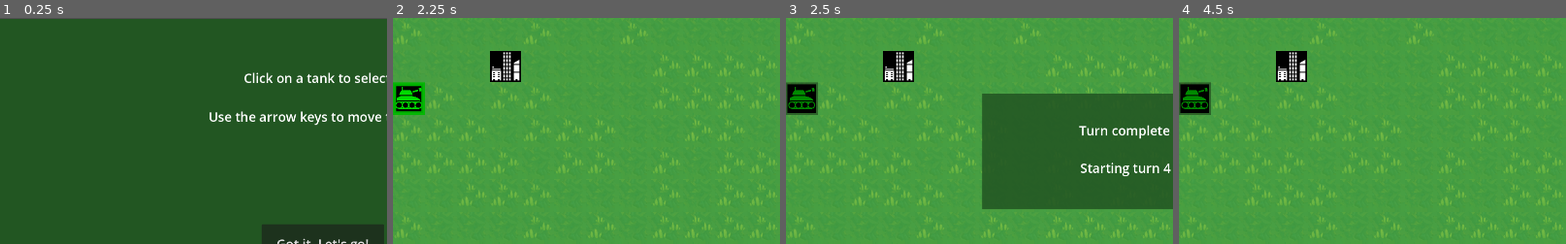
Above: before the commit, frames 1-4 (left to right).
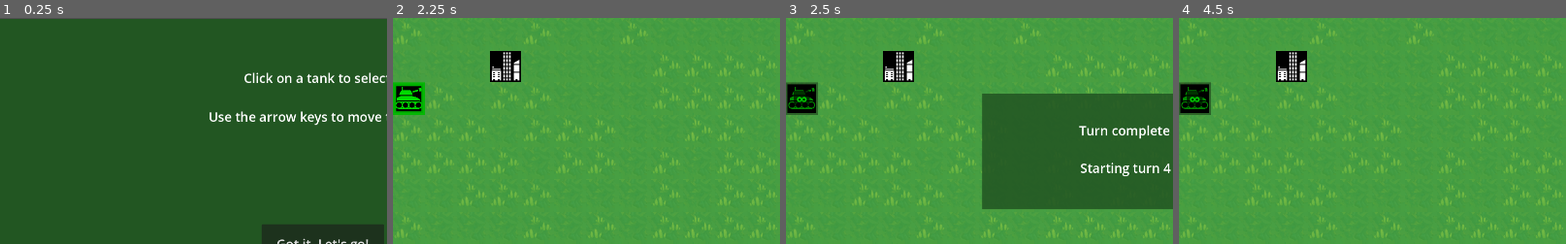
Above: after the commit, the same moments.

Repository: greenmoss/tankies
Game: Godot game, scene res://main.tscn
Same seed, same stepped clock (60 frames per second), same inputs: the game is played once before the commit and once after it.
Inputs (mouse positions are % of the whole screen's width and height, from its top left):
- Up to frame 1 (0.25 s): no input
- Up to frame 2 (2.25 s): click "Got it. Let's go!" at 0.5 s; tap Enter at 1.25 s; move the mouse to (90, 82) at 1.27 s; hold Right (right) 1.28-2.03 s; hold Z (sleep) 1.28-2.03 s; tap Space at 2 s; move the mouse to (10, 18) at 2.02 s; hold Down (down) from 2.03 s (still down); click (10, 18) at 2.1 s
- Up to frame 3 (2.5 s): keep holding Down (down); tap Z (sleep) at 2.3 s
- Up to frame 4 (4.5 s): tap Enter at 2.75, 4.25 s; move the mouse to (6, 11) at 2.77 s; release Down (down) at 2.78 s; hold Right (right) 2.78-3.53 s; hold Z (sleep) 2.78-3.53 s; tap Space at 3.5 s; move the mouse to (45, 70) at 3.52 s; hold Up (up) 3.53-4.28 s; tap Z (sleep) at 3.6 s; move the mouse to (80, 65) at 4.27 s; press the mouse at (80, 65) at 4.28 s; hold Left (left) from 4.28 s (still down)
The pictures show only the part of the screen within x 8-58%, y 0-50%; the shares and areas given below are measured in that part.

Frames 1-2 are identical in both runs. In frame 3, 0.2% of the frame differs, in the area x 2-7%, y 32-40%; in frame 4, 0.2%.

Commit message:
Add label to sleeping units
No label if shaded for end of turn

Diff:
--- /dev/null
+++ b/ui/theme.tres
@@ -0,0 +1,6 @@
+[gd_resource type="Theme" load_steps=2 format=3 uid="uid://c1nmfw7vtwmjo"]
+
+[sub_resource type="SystemFont" id="SystemFont_2khqx"]
+
+[resource]
+default_font = SubResource("SystemFont_2khqx")
--- /dev/null
+++ b/unit/Shade.gd
@@ -0,0 +1,13 @@
+extends ColorRect
+
+func done_moving():
+    $SleepBackground.hide()
+    show()
+
+func sleep_infinity():
+    $SleepBackground.show()
+    $SleepBackground/SleepTurns.text = "∞"
+    show()
+
+func awaken():
+    hide()
--- a/unit/unit.gd
+++ b/unit/unit.gd
@@ -65,13 +65,13 @@
     # if sleeping, wake up
     if sleep_turns != 0:
         sleep_turns = 0
-        $Curtain.hide()
+        $Shade.awaken()
         return
 
     # otherwise, go to sleep until awoken
     deselect_me()
     sleep_turns = -1
-    $Curtain.show()
+    $Shade.sleep_infinity()
 
 func is_awake():
     return (sleep_turns == 0)
@@ -169,7 +169,7 @@
 
     moves_remaining -= 1
     if not has_more_moves():
-        $Curtain.show()
+        $Shade.done_moving()
 
 func assign_groups():
     modulate = Global.team_colors[my_team]
@@ -202,7 +202,7 @@
 func reset_moves():
     moves_remaining = moves_per_turn
     if is_awake():
-        $Curtain.hide()
+        $Shade.awaken()
 
 func _on_cooldown_timer_timeout():
     if selected:
--- a/unit/unit.tscn
+++ b/unit/unit.tscn
@@ -1,9 +1,11 @@
-[gd_scene load_steps=10 format=3 uid="uid://d0cfmyfdmy8mo"]
+[gd_scene load_steps=12 format=3 uid="uid://d0cfmyfdmy8mo"]
 
 [ext_resource type="Script" path="res://unit/unit.gd" id="1_8naok"]
 [ext_resource type="Texture2D" uid="uid://bxvdp2v7oxpad" path="res://unit/tank.png" id="2_e42fy"]
 [ext_resource type="AudioStream" uid="uid://cc88jvsa7oons" path="res://unit/engine_heavy_loop.mp3" id="3_3c04l"]
+[ext_resource type="Script" path="res://unit/Shade.gd" id="3_h0ib0"]
 [ext_resource type="Script" path="res://unit/sounds.gd" id="3_jpn2r"]
+[ext_resource type="Theme" uid="uid://c1nmfw7vtwmjo" path="res://ui/theme.tres" id="3_wycgt"]
 [ext_resource type="Texture2D" uid="uid://78uj1p8xjotd" path="res://ui/cursor_box.png" id="4_amcrf"]
 [ext_resource type="AudioStream" uid="uid://brbw1roktafb" path="res://unit/cduckett-01-ready.mp3" id="5_hjqgu"]
 [ext_resource type="Script" path="res://unit/cursor.gd" id="5_rhdgt"]
@@ -28,7 +30,7 @@
 scale = Vector2(0.07, 0.07)
 texture = ExtResource("2_e42fy")
 
-[node name="Curtain" type="ColorRect" parent="."]
+[node name="Shade" type="ColorRect" parent="."]
 visible = false
 offset_left = -40.0
 offset_top = -40.0
@@ -36,6 +38,37 @@
 offset_bottom = 40.0
 mouse_filter = 2
 color = Color(0, 0, 0, 0.372549)
+script = ExtResource("3_h0ib0")
+
+[node name="SleepBackground" type="ColorRect" parent="Shade"]
+layout_mode = 0
+offset_left = 20.0
+offset_top = 20.0
+offset_right = 60.0
+offset_bottom = 60.0
+mouse_filter = 2
+color = Color(0, 0, 0, 0.635294)
+
+[node name="SleepTurns" type="Label" parent="Shade/SleepBackground"]
+layout_mode = 1
+anchors_preset = 8
+anchor_left = 0.5
+anchor_top = 0.5
+anchor_right = 0.5
+anchor_bottom = 0.5
+offset_left = -25.0
+offset_top = -27.5
+offset_right = 25.0
+offset_bottom = 27.5
+grow_horizontal = 2
+grow_vertical = 2
+theme = ExtResource("3_wycgt")
+theme_override_constants/outline_size = -10
+theme_override_constants/line_spacing = -10
+theme_override_font_sizes/font_size = 40
+text = "∞"
+horizontal_alignment = 1
+vertical_alignment = 1
 
 [node name="Cursor" type="Sprite2D" parent="."]
 visible = false
